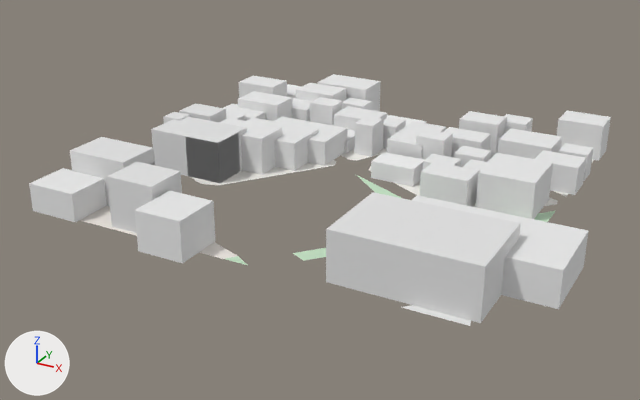
One commit to the glTF model white-model-six-districts/chunks/103_92_mid.glb: the scene before it, then after it.
One viewpoint serves both versions: a camera (50 mm lens) standing at (-7789.0, 3840.0, 416.0) and looking at (-8266.0, 4707.0, -18.0). Arrows for +X, +Y and +Z are at lower left; the lights stay in place. The first picture is the older version. Vertices at exactly the same position are counted once.
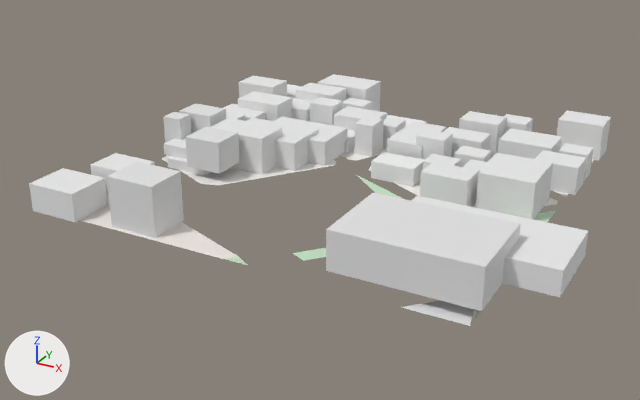
Where the change shows, as pixel boxes [x1, y1, x2, y2] in the pictures (640 x 400 px; the box of a moved part takes in the faces that stretch with it):
part 1 of me_mesh_0, moved or reshaped: before [412, 195, 588, 309]; after [411, 196, 588, 297]
part 2 of me_mesh_0, moved or reshaped: before [151, 117, 247, 183]; after [167, 156, 210, 175]
part 3 of me_mesh_0, deleted: before [135, 191, 216, 263]
part 4 of me_mesh_0, moved or reshaped: before [150, 136, 240, 183]; after [91, 133, 239, 191]
part 5 of me_mesh_0, moved or reshaped: before [326, 223, 521, 323]; after [326, 225, 520, 311]
part 6 of me_mesh_0, recoloured: before [70, 137, 155, 196]; after [106, 191, 110, 206]

Patch to the scene script:
```diff
--- a/white-model-six-districts/chunks/103_92_mid.glb.py
+++ b/white-model-six-districts/chunks/103_92_mid.glb.py
@@ me_mesh_0 @@
 # used by ob_mesh_0; location = (0.0, 0.0, 0.0)
 # verts and faces of me_mesh_0; kept vertices keep their numbers, new ones are numbered from 421
 # before: 8 (-8488.0, 4600.0, -4.0), 10 (-8429.0, 4600.0, -4.0), 13 (-8429.0, 4556.0, -4.0), 15 (-8488.0, 4556.0, -4.0), 104 (-8432.0, 4709.0, -4.0)
 # before: 106 (-8384.0, 4709.0, -4.0) at pixel (239, 171), 109 (-8384.0, 4665.0, -4.0) at pixel (220, 183), 111 (-8432.0, 4665.0, -4.0) at pixel (187, 176), 112 (-8485.0, 4729.0, -4.0), 114 (-8438.0, 4729.0, -4.0)
 # before: 117 (-8438.0, 4687.0, -4.0), 119 (-8485.0, 4687.0, -4.0), 185 (-8429.0, 4600.0, 55.0) at pixel (153, 147), 186 (-8429.0, 4600.0, -4.0), 187 (-8508.0, 4600.0, 55.0) at pixel (101, 136)
 # before: 188 (-8429.0, 4546.0, 55.0) at pixel (122, 162), 189 (-8429.0, 4546.0, -4.0), 190 (-8508.0, 4546.0, 55.0) at pixel (69, 150)
 # before: 168 (-8151.0, 4611.0, -5.0), 170 (-7993.0, 4611.0, -5.0), 173 (-7993.0, 4509.0, -5.0) at pixel (480, 323), 175 (-8151.0, 4509.0, -5.0) at pixel (326, 282)
-me_mesh_0.from_pydata(...)  # 421 vertices, 492 faces; spans x -8529.0..-7938.0, y 4472.0..5022.0, z -5.0..55.0
+me_mesh_0.from_pydata(...)  # 413 vertices, 482 faces; spans x -8529.0..-7938.0, y 4494.0..5022.0, z -5.0..55.0
+# me_mesh_0 part 1: the loose piece of 8 vertices spanning x -8122.0..-7938.0, y 4567.0..4661.0, z -5.0..36.0 is scaled about its middle by (1, 1, 0.685), then moved by (0.0, 0.0, 6.0)
+# me_mesh_0 part 2: the loose piece of 8 vertices spanning x -8485.0..-8384.0, y 4665.0..4729.0, z -5.0..49.0 is scaled about its middle by (0.561, 0.807, 0.24), then moved by (-10.0, 6.0, -20.0)
+# me_mesh_0 part 3: the loose piece of 8 vertices spanning x -8352.0..-8296.0, y 4472.0..4530.0, z -4.0..43.0 is deleted
+# me_mesh_0 part 4
+for i in [8, 10, 13, 15]: verts[i] += (0.0, 0.0, 13.0)
+for i in [104, 106, 109, 111, 112, 114, 117, 119]: verts[i] += (0.0, 0.0, 12.0)
+verts[185] = (-8438.0, 4600.0, 9.0)  # moved
+verts[188] = (-8438.0, 4546.0, 9.0)  # moved
+verts[186] = (-8438.0, 4600.0, -4.0)  # moved
+verts[189] = (-8438.0, 4546.0, -4.0)  # moved
+verts[187] = (-8508.0, 4600.0, 9.0)  # moved
+verts[190] = (-8508.0, 4546.0, 9.0)  # moved
+# me_mesh_0 part 5
+for i in [168, 170, 173, 175]: verts[i] += (0.0, 0.0, 13.0)
+# me_mesh_0 part 6: 10 kept faces spanning x -8508.0..-8438.0, y 4546.0..4600.0, z -4.0..9.0 get new vertex colours; the middle colour goes from light grey #e3e3e3 to white #f0f0f0
 me_mesh_0.materials.append(mat_material_0)
```
